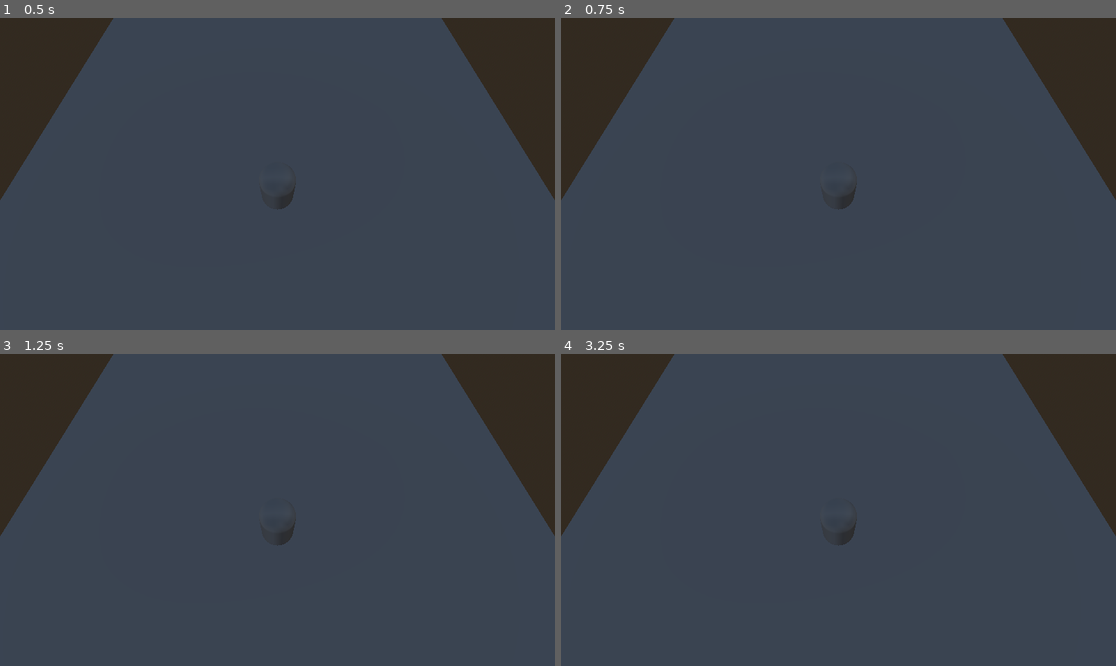
Above: before the commit, frames 1-4 (two rows, left to right).
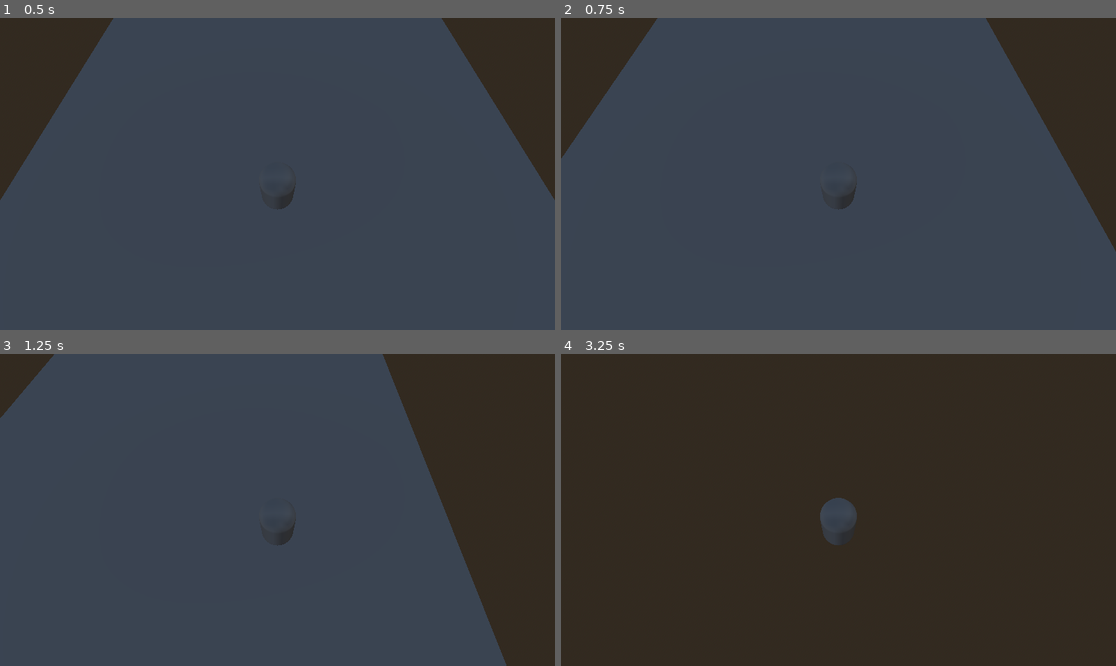
Above: after the commit, the same moments.

Repository: FisacreMedia/BalanceBreaker
Game: Godot game, scene res://node_3d.tscn
The game is run twice, just before and just after one commit, with the same random seed, the same clock (stepped at 60 frames per second) and the same inputs. Before the commit the project has no main scene; this scene is started directly in both runs.
Inputs:
- Up to frame 1 (0.5 s): no input
- Up to frame 2 (0.75 s): tap Enter at 0.5 s; hold Right (ui_right) from 0.53 s (still down)
- Up to frame 3 (1.25 s): keep holding Right (ui_right)
- Up to frame 4 (3.25 s): release Right (ui_right) at 1.28 s; hold Down (ui_down) 1.28-2.03 s; hold Right (ui_right) 2.03-2.78 s; hold Up (ui_up) from 2.78 s (still down)

Frame 1 is identical in both runs. In frame 2, 4.9% of the frame differs, in the area x 0-100%, y 0-75%; in frame 3, 19%; in frame 4, 87%, in the area x 0-100%, y 0-100%.

Commit message:
Added loose files Changes to be committed: new file:   Agent modified:   project.godot

Diff:
--- a/project.godot
+++ b/project.godot
@@ -11,8 +11,36 @@
 [application]
 
 config/name="Balance Breaker"
+run/main_scene="uid://bvcacudb5uthw"
 config/features=PackedStringArray("4.6", "Forward Plus")
 config/icon="res://icon.svg"
+
+[input]
+
+Forward={
+"deadzone": 0.2,
+"events": [Object(InputEventKey,"resource_local_to_scene":false,"resource_name":"","device":-1,"window_id":0,"alt_pressed":false,"shift_pressed":false,"ctrl_pressed":false,"meta_pressed":false,"pressed":false,"keycode":0,"physical_keycode":87,"key_label":0,"unicode":119,"location":0,"echo":false,"script":null)
+, Object(InputEventKey,"resource_local_to_scene":false,"resource_name":"","device":-1,"window_id":0,"alt_pressed":false,"shift_pressed":false,"ctrl_pressed":false,"meta_pressed":false,"pressed":false,"keycode":0,"physical_keycode":4194320,"key_label":0,"unicode":0,"location":0,"echo":false,"script":null)
+]
+}
+Backward={
+"deadzone": 0.2,
+"events": [Object(InputEventKey,"resource_local_to_scene":false,"resource_name":"","device":-1,"window_id":0,"alt_pressed":false,"shift_pressed":false,"ctrl_pressed":false,"meta_pressed":false,"pressed":false,"keycode":0,"physical_keycode":83,"key_label":0,"unicode":115,"location":0,"echo":false,"script":null)
+, Object(InputEventKey,"resource_local_to_scene":false,"resource_name":"","device":-1,"window_id":0,"alt_pressed":false,"shift_pressed":false,"ctrl_pressed":false,"meta_pressed":false,"pressed":false,"keycode":0,"physical_keycode":4194322,"key_label":0,"unicode":0,"location":0,"echo":false,"script":null)
+]
+}
+Left={
+"deadzone": 0.2,
+"events": [Object(InputEventKey,"resource_local_to_scene":false,"resource_name":"","device":-1,"window_id":0,"alt_pressed":false,"shift_pressed":false,"ctrl_pressed":false,"meta_pressed":false,"pressed":false,"keycode":0,"physical_keycode":65,"key_label":0,"unicode":97,"location":0,"echo":false,"script":null)
+, Object(InputEventKey,"resource_local_to_scene":false,"resource_name":"","device":-1,"window_id":0,"alt_pressed":false,"shift_pressed":false,"ctrl_pressed":false,"meta_pressed":false,"pressed":false,"keycode":0,"physical_keycode":4194319,"key_label":0,"unicode":0,"location":0,"echo":false,"script":null)
+]
+}
+Right={
+"deadzone": 0.2,
+"events": [Object(InputEventKey,"resource_local_to_scene":false,"resource_name":"","device":-1,"window_id":0,"alt_pressed":false,"shift_pressed":false,"ctrl_pressed":false,"meta_pressed":false,"pressed":false,"keycode":0,"physical_keycode":68,"key_label":0,"unicode":100,"location":0,"echo":false,"script":null)
+, Object(InputEventKey,"resource_local_to_scene":false,"resource_name":"","device":-1,"window_id":0,"alt_pressed":false,"shift_pressed":false,"ctrl_pressed":false,"meta_pressed":false,"pressed":false,"keycode":0,"physical_keycode":4194321,"key_label":0,"unicode":0,"location":0,"echo":false,"script":null)
+]
+}
 
 [physics]
 
Not shown, added: Agent
